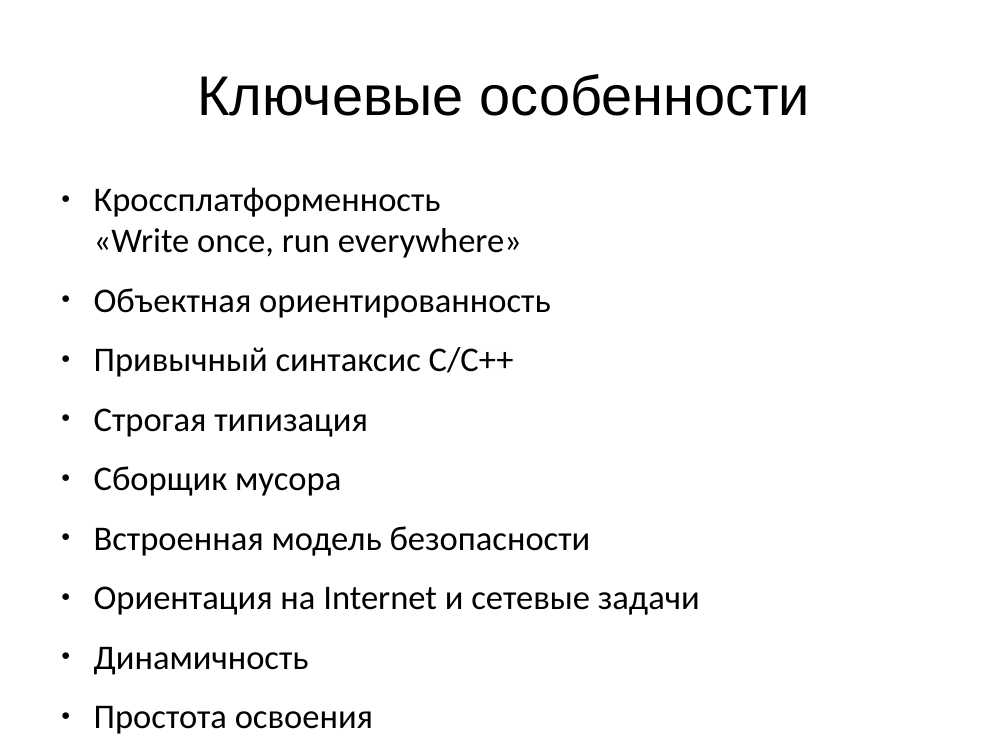
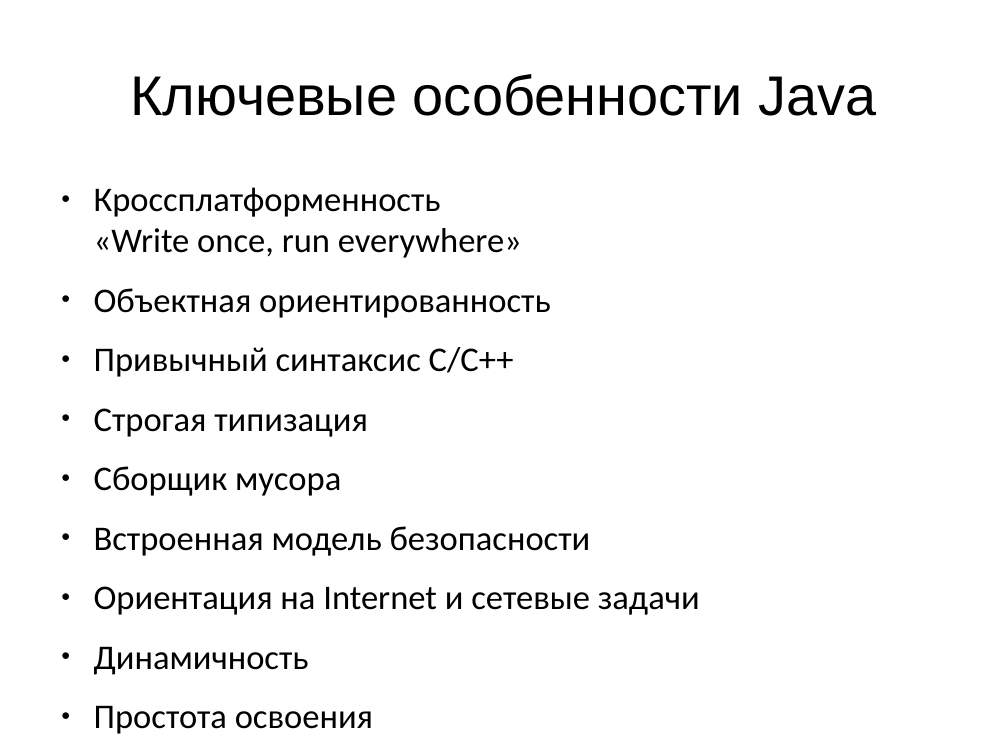
Before and after one commit to kikht/java-examples, a slide deck: slide 8 of slides/01-intro.odp (slide 9 before the commit). Drawn at 1008x756 pixels with LibreOffice and Linux fonts; fonts in the diff are those of the drawing. Boxes give left, top, right and bottom in pixels: in the first picture for what was removed or moved away, otherwise in the second. Text is boxed around its words. In the diff, an @@ line names an element or a change of style, - is before the commit and + after.

```diff
--- a/slides/01-intro.odp
+++ b/slides/01-intro.odp
@@ title at bbox=[130, 74, 877, 116]: text changed @@
-Ключевые особенности
+Ключевые особенности Java
```
Also in this commit, not shown: 14 other slides changed, 1 slide added, 3 slides removed, 3 other files.
